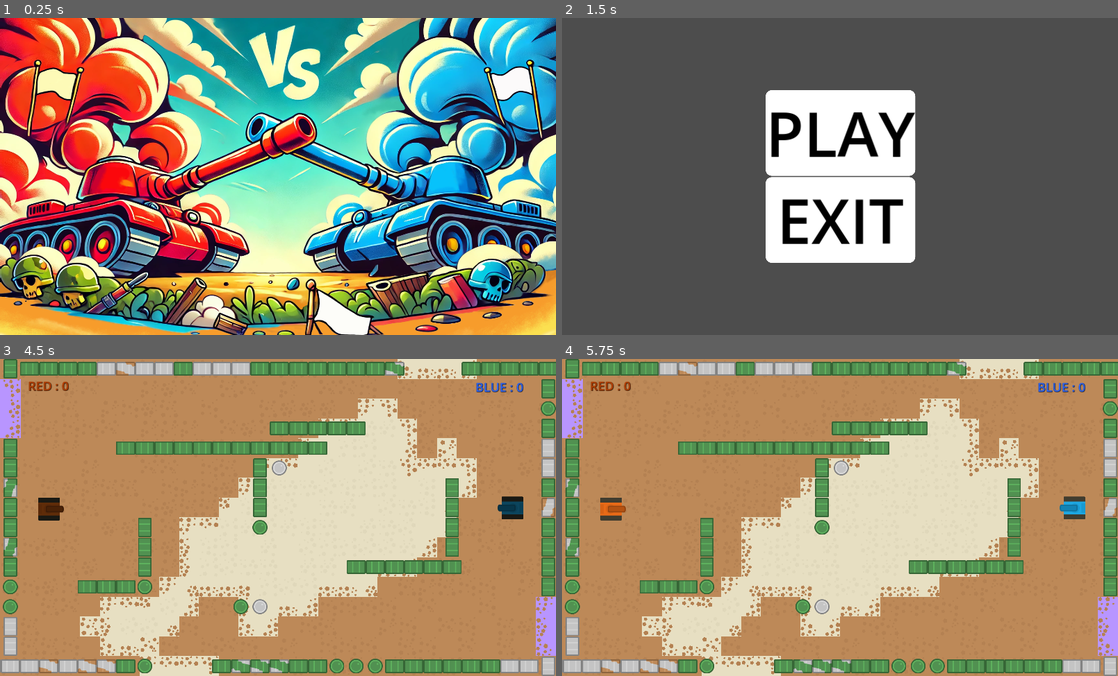
Above: before the commit, frames 1-4 (two rows, left to right).
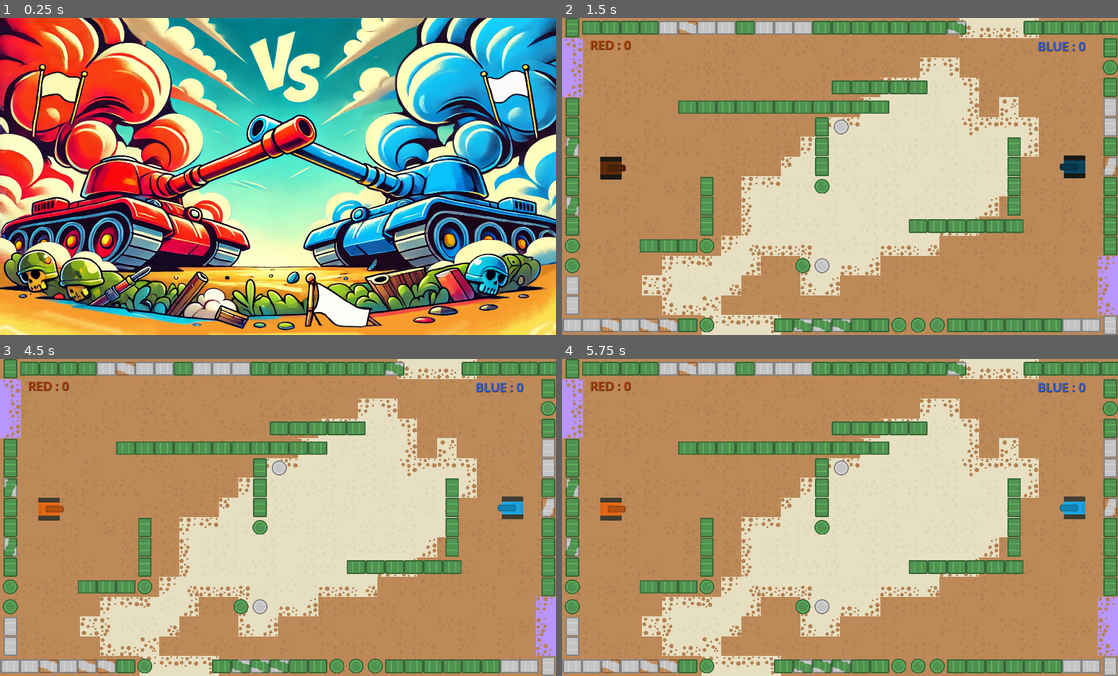
Above: after the commit, the same moments.

Repository: Iron-Wolf/snippy_tank
Game: Godot game, scene res://scenes/menus/intro.tscn
The game is run twice, just before and just after one commit, with the same random seed, the same clock (stepped at 60 frames per second) and the same inputs.
Inputs (mouse positions are in pixels of both pictures, inside the frame that each line leads up to):
- Up to frame 1 (0.25 s): no input
- Up to frame 2 (1.5 s): tap Enter at 0.5 s; click (756, 138) at 1.25 s, where only the run after the commit has a clickable "Versus"
- Up to frame 3 (4.5 s): click (278, 473) at 2 s, where only the run before the commit has a clickable "PLAY"; tap Space at 2.75, 4.25 s; tap Enter at 3.5 s
- Up to frame 4 (5.75 s): tap Enter at 5 s

The runs differ from the first frame. In frame 1, 51% of the frame differs, in the area x 0-100%, y 0-100%; in frame 2, 100%; in frame 3, 0.6%; in frame 4, nothing differs.

Commit message:
init autoload script and settings

Diff:
--- /dev/null
+++ b/assets/ui_theme.tres
@@ -0,0 +1,48 @@
+[gd_resource type="Theme" load_steps=6 format=3 uid="uid://fpmphtx6bpy0"]
+
+[sub_resource type="StyleBoxFlat" id="StyleBoxFlat_bpgbd"]
+bg_color = Color(0.6, 0.6, 0.6, 0.588235)
+corner_radius_top_left = 20
+corner_radius_top_right = 20
+corner_radius_bottom_right = 20
+corner_radius_bottom_left = 20
+
+[sub_resource type="StyleBoxFlat" id="StyleBoxFlat_6p8ya"]
+border_width_left = 5
+border_width_top = 5
+border_width_right = 5
+border_width_bottom = 5
+corner_radius_top_left = 20
+corner_radius_top_right = 20
+corner_radius_bottom_right = 20
+corner_radius_bottom_left = 20
+
+[sub_resource type="StyleBoxFlat" id="StyleBoxFlat_70uec"]
+corner_radius_top_left = 20
+corner_radius_top_right = 20
+corner_radius_bottom_right = 20
+corner_radius_bottom_left = 20
+
+[sub_resource type="StyleBoxFlat" id="StyleBoxFlat_nhq88"]
+bg_color = Color(1, 1, 1, 1)
+corner_radius_top_left = 20
+corner_radius_top_right = 20
+corner_radius_bottom_right = 20
+corner_radius_bottom_left = 20
+
+[sub_resource type="StyleBoxFlat" id="StyleBoxFlat_aa3od"]
+corner_radius_top_left = 20
+corner_radius_top_right = 20
+corner_radius_bottom_right = 20
+corner_radius_bottom_left = 20
+
+[resource]
+default_font_size = 100
+Button/colors/font_color = Color(0, 0, 0, 1)
+Button/colors/font_disabled_color = Color(0, 0, 0, 0.588235)
+Button/styles/disabled = SubResource("StyleBoxFlat_bpgbd")
+Button/styles/focus = SubResource("StyleBoxFlat_6p8ya")
+Button/styles/hover = SubResource("StyleBoxFlat_70uec")
+Button/styles/normal = SubResource("StyleBoxFlat_nhq88")
+Button/styles/pressed = SubResource("StyleBoxFlat_aa3od")
+ItemList/colors/font_color = Color(0.0619266, 0.0619267, 0.0619267, 1)
--- a/project.godot
+++ b/project.godot
@@ -14,6 +14,12 @@
 run/main_scene="res://scenes/menus/intro.tscn"
 config/features=PackedStringArray("4.3", "GL Compatibility")
 config/icon="res://icon.svg"
+
+[autoload]
+
+GameState="*res://scripts/autoload/game_state.gd"
+PlayerState="*res://scripts/autoload/player_state.gd"
+Utils="*res://scripts/autoload/utils.gd"
 
 [display]
 
--- a/scenes/levels/world.tscn
+++ b/scenes/levels/world.tscn
@@ -159,6 +159,7 @@
 stream = SubResource("AudioStreamSynchronized_j0fkd")
 volume_db = -5.0
 script = ExtResource("13_lhgkq")
+mute = true
 
 [node name="time_in_fight" type="Timer" parent="BackgroundAudio"]
 
@@ -188,6 +189,7 @@
 theme_override_colors/font_shadow_color = Color(0, 0, 0, 1)
 text = "RED : "
 script = ExtResource("16_7d3p8")
+player_id = 1
 
 [node name="P2Score" type="Label" parent="UI"]
 unique_name_in_owner = true
@@ -200,6 +202,7 @@
 theme_override_colors/font_shadow_color = Color(0, 0, 0, 1)
 text = "BLUE : "
 script = ExtResource("16_7d3p8")
+player_id = 2
 
 [node name="Camera2D" type="Camera2D" parent="."]
 position = Vector2(896, 512)
--- a/scenes/menus/intro.tscn
+++ b/scenes/menus/intro.tscn
@@ -1,12 +1,18 @@
-[gd_scene load_steps=3 format=3 uid="uid://c8orh6vco5k6d"]
+[gd_scene load_steps=4 format=3 uid="uid://c8orh6vco5k6d"]
 
 [ext_resource type="Texture2D" uid="uid://b23nouux5iljg" path="res://assets/intro_screen.png" id="1_pdx40"]
 [ext_resource type="Script" path="res://scripts/menus/intro.gd" id="1_x65vl"]
 
+[sub_resource type="StyleBoxTexture" id="StyleBoxTexture_ot3dr"]
+texture = ExtResource("1_pdx40")
+
 [node name="Node" type="Node"]
 script = ExtResource("1_x65vl")
 
-[node name="Sprite2D" type="Sprite2D" parent="."]
-position = Vector2(895, 516)
-scale = Vector2(1.05, 1.05)
-texture = ExtResource("1_pdx40")
+[node name="Panel" type="Panel" parent="."]
+anchors_preset = 15
+anchor_right = 1.0
+anchor_bottom = 1.0
+grow_horizontal = 2
+grow_vertical = 2
+theme_override_styles/panel = SubResource("StyleBoxTexture_ot3dr")
--- a/scenes/menus/main.tscn
+++ b/scenes/menus/main.tscn
@@ -1,60 +1,119 @@
-[gd_scene load_steps=4 format=3 uid="uid://llrdda7eqe8k"]
+[gd_scene load_steps=5 format=3 uid="uid://llrdda7eqe8k"]
 
 [ext_resource type="Script" path="res://scripts/menus/main.gd" id="1_50ggu"]
+[ext_resource type="Texture2D" uid="uid://b23nouux5iljg" path="res://assets/intro_screen.png" id="2_q2v8e"]
+[ext_resource type="Theme" uid="uid://fpmphtx6bpy0" path="res://assets/ui_theme.tres" id="3_1mea8"]
 
-[sub_resource type="StyleBoxFlat" id="StyleBoxFlat_i2uhy"]
-bg_color = Color(1, 1, 1, 1)
-corner_radius_top_left = 20
-corner_radius_top_right = 20
-corner_radius_bottom_right = 20
-corner_radius_bottom_left = 20
-
-[sub_resource type="StyleBoxFlat" id="StyleBoxFlat_17b6u"]
-bg_color = Color(1, 1, 1, 1)
-corner_radius_top_left = 20
-corner_radius_top_right = 20
-corner_radius_bottom_right = 20
-corner_radius_bottom_left = 20
+[sub_resource type="StyleBoxTexture" id="StyleBoxTexture_kiaen"]
+texture = ExtResource("2_q2v8e")
+modulate_color = Color(0.430057, 0.430057, 0.430057, 1)
 
 [node name="Control" type="Control"]
 layout_mode = 3
-anchors_preset = 8
-anchor_left = 0.5
-anchor_top = 0.5
-anchor_right = 0.5
-anchor_bottom = 0.5
+anchors_preset = 15
+anchor_right = 1.0
+anchor_bottom = 1.0
 grow_horizontal = 2
 grow_vertical = 2
 size_flags_horizontal = 4
 size_flags_vertical = 4
 script = ExtResource("1_50ggu")
 
-[node name="VBoxContainer" type="VBoxContainer" parent="."]
+[node name="Panel" type="Panel" parent="."]
+layout_mode = 1
+anchors_preset = 15
+anchor_right = 1.0
+anchor_bottom = 1.0
+grow_horizontal = 2
+grow_vertical = 2
+theme_override_styles/panel = SubResource("StyleBoxTexture_kiaen")
+
+[node name="Label" type="Label" parent="."]
+layout_mode = 1
+anchors_preset = 5
+anchor_left = 0.5
+anchor_right = 0.5
+offset_left = -398.5
+offset_right = 398.5
+offset_bottom = 186.0
+grow_horizontal = 2
+theme_override_font_sizes/font_size = 136
+text = "Snippy Tank"
+
+[node name="HBoxMain" type="HBoxContainer" parent="."]
 layout_mode = 1
 anchors_preset = 8
 anchor_left = 0.5
 anchor_top = 0.5
 anchor_right = 0.5
 anchor_bottom = 0.5
-offset_left = -241.0
-offset_top = -275.0
-offset_right = 241.0
-offset_bottom = 275.0
+offset_left = -524.5
+offset_top = -193.0
+offset_right = 524.5
+offset_bottom = -56.0
 grow_horizontal = 2
 grow_vertical = 2
+theme = ExtResource("3_1mea8")
+theme_override_constants/separation = 50
 
-[node name="PlayBtn" type="Button" parent="VBoxContainer"]
+[node name="VsMode" type="Button" parent="HBoxMain"]
 unique_name_in_owner = true
 layout_mode = 2
-theme_override_colors/font_color = Color(0, 0, 0, 1)
-theme_override_font_sizes/font_size = 200
-theme_override_styles/normal = SubResource("StyleBoxFlat_i2uhy")
-text = "PLAY"
+size_flags_horizontal = 3
+text = "Versus"
 
-[node name="ExitBtn" type="Button" parent="VBoxContainer"]
+[node name="CoopMode" type="Button" parent="HBoxMain"]
+layout_mode = 2
+size_flags_horizontal = 3
+disabled = true
+text = "Coop"
+
+[node name="Label" type="Label" parent="HBoxMain/CoopMode"]
+layout_mode = 1
+anchors_preset = 8
+anchor_left = 0.5
+anchor_top = 0.5
+anchor_right = 0.5
+anchor_bottom = 0.5
+offset_left = 43.0
+offset_top = -127.5
+offset_right = 297.0
+offset_bottom = -17.5
+grow_horizontal = 2
+grow_vertical = 2
+rotation = 0.326377
+theme_override_colors/font_color = Color(0.900606, 1.37173e-06, 5.77569e-07, 1)
+theme_override_colors/font_shadow_color = Color(0, 0, 0, 1)
+theme_override_constants/shadow_offset_x = 5
+theme_override_constants/shadow_offset_y = 5
+theme_override_font_sizes/font_size = 80
+text = "Soon™"
+
+[node name="HBoxMisc" type="HBoxContainer" parent="."]
+layout_mode = 1
+anchors_preset = 7
+anchor_left = 0.5
+anchor_top = 1.0
+anchor_right = 0.5
+anchor_bottom = 1.0
+offset_left = -399.5
+offset_top = -191.0
+offset_right = 399.5
+offset_bottom = -54.0
+grow_horizontal = 2
+grow_vertical = 0
+theme = ExtResource("3_1mea8")
+theme_override_constants/separation = 20
+
+[node name="SettingsBtn" type="Button" parent="HBoxMisc"]
 unique_name_in_owner = true
 layout_mode = 2
-theme_override_colors/font_color = Color(0, 0, 0, 1)
-theme_override_font_sizes/font_size = 200
-theme_override_styles/normal = SubResource("StyleBoxFlat_17b6u")
-text = "EXIT"
+size_flags_horizontal = 3
+text = "Settings
+"
+
+[node name="ExitBtn" type="Button" parent="HBoxMisc"]
+unique_name_in_owner = true
+layout_mode = 2
+size_flags_horizontal = 3
+text = "Exit"
--- /dev/null
+++ b/scenes/menus/settings.tscn
@@ -0,0 +1,85 @@
+[gd_scene load_steps=3 format=3 uid="uid://dfjer4rq1r45l"]
+
+[ext_resource type="Theme" uid="uid://fpmphtx6bpy0" path="res://assets/ui_theme.tres" id="1_hjl3g"]
+[ext_resource type="Script" path="res://scripts/menus/settings.gd" id="2_jfttx"]
+
+[node name="Option" type="Control"]
+layout_mode = 3
+anchors_preset = 15
+anchor_right = 1.0
+anchor_bottom = 1.0
+grow_horizontal = 2
+grow_vertical = 2
+theme = ExtResource("1_hjl3g")
+script = ExtResource("2_jfttx")
+
+[node name="ColorRect" type="ColorRect" parent="."]
+layout_mode = 1
+anchors_preset = 15
+anchor_right = 1.0
+anchor_bottom = 1.0
+grow_horizontal = 2
+grow_vertical = 2
+color = Color(0.589817, 0.386306, 0.999987, 1)
+
+[node name="TabContainer" type="TabContainer" parent="."]
+layout_mode = 1
+anchors_preset = 15
+anchor_right = 1.0
+anchor_bottom = 1.0
+grow_horizontal = 2
+grow_vertical = 2
+theme_override_font_sizes/font_size = 50
+current_tab = 0
+
+[node name="Gameplay" type="TabBar" parent="TabContainer"]
+layout_mode = 2
+metadata/_tab_index = 0
+
+[node name="MarginContainer" type="MarginContainer" parent="TabContainer/Gameplay"]
+layout_mode = 1
+anchors_preset = 15
+anchor_right = 1.0
+anchor_bottom = 1.0
+offset_left = 30.0
+offset_top = 30.0
+offset_right = -54.0
+offset_bottom = -30.0
+grow_horizontal = 2
+grow_vertical = 2
+
+[node name="GridContainer" type="GridContainer" parent="TabContainer/Gameplay/MarginContainer"]
+layout_mode = 2
+columns = 2
+
+[node name="Label" type="Label" parent="TabContainer/Gameplay/MarginContainer/GridContainer"]
+layout_mode = 2
+text = "Controles : "
+
+[node name="OptionButton" type="OptionButton" parent="TabContainer/Gameplay/MarginContainer/GridContainer"]
+layout_mode = 2
+size_flags_horizontal = 10
+selected = 0
+item_count = 1
+popup/item_0/text = "Basique"
+
+[node name="Audio" type="TabBar" parent="TabContainer"]
+visible = false
+layout_mode = 2
+metadata/_tab_index = 1
+
+[node name="BackBtn" type="Button" parent="."]
+unique_name_in_owner = true
+layout_mode = 1
+anchors_preset = 7
+anchor_left = 0.5
+anchor_top = 1.0
+anchor_right = 0.5
+anchor_bottom = 1.0
+offset_left = -115.5
+offset_top = -189.0
+offset_right = 115.5
+offset_bottom = -52.0
+grow_horizontal = 2
+grow_vertical = 0
+text = "Back"
--- /dev/null
+++ b/scripts/autoload/game_state.gd
@@ -0,0 +1,16 @@
+extends Node
+
+# track score of players between levels
+var scores: Dictionary = {
+	"1" = 0,
+	"2" = 0,
+	"3" = 0,
+	"4" = 0,
+}
+
+# score to win the game
+var winning_score: int = 10
+
+# number of round for a level before switching to the next one
+var round_by_level: int = 3
+var current_round: int = 0
--- /dev/null
+++ b/scripts/autoload/player_state.gd
@@ -0,0 +1,7 @@
+extends Node
+
+enum Scheme {BASIC, ARCADE, SIMULATION}
+var control_scheme: Scheme = Scheme.BASIC
+
+var last_aim_scheme: bool = false
+var slingshot_scheme: bool = false
--- a/scripts/static_lib.gd
+++ b/scripts/autoload/utils.gd
@@ -1,6 +1,6 @@
-extends Object
+extends Node
 
-static func apply_screen_wrap(position: Vector2, screen_size: Vector2) -> Vector2:
+func apply_screen_wrap(position: Vector2, screen_size: Vector2) -> Vector2:
 	# basic screen wrap
 	#position.x = wrapf(position.x, 0, screen_size.x)
 	#position.y = wrapf(position.y, 0, screen_size.y)
@@ -21,7 +21,7 @@
 
 	return position
 
-static func log_error(message: String, with_alert: bool = false) -> void:
+func log_error(message: String, with_alert: bool = false) -> void:
 	push_error(message)
 	if with_alert:
 		OS.alert(message, "ALERT !")
--- a/scripts/bullet.gd
+++ b/scripts/bullet.gd
@@ -2,7 +2,6 @@
 extends Area2D
 
 @onready var screen_size = get_viewport_rect().size
-const sl = preload("res://scripts/static_lib.gd")
 @onready var time_before_active = get_tree().create_timer(TIME_BEFORE_ACTIVE)
 var origin_body: CharacterBody2D # use for a kill feed (or the end screen)
 
@@ -15,7 +14,7 @@
 func _physics_process(delta: float) -> void:
 	# continuous forward movement until we hit something
 	position += -transform.y * SPEED * delta
-	position = sl.apply_screen_wrap(position, screen_size)
+	position = Utils.apply_screen_wrap(position, screen_size)
 	if KEEP_VELOCITY:
 		# apply player momentum to the bullet
 		translate(translate_direction * delta)
--- a/scripts/menus/intro.gd
+++ b/scripts/menus/intro.gd
@@ -1,8 +1,5 @@
 extends Node
 
-@onready var time_before_active = get_tree().create_timer(1)
-
 func _input(_event: InputEvent) -> void:
-	if time_before_active.time_left > 0:
-		return
-	get_tree().change_scene_to_file("res://scenes/menus/main.tscn")
+	if Input.is_anything_pressed():
+		get_tree().change_scene_to_file("res://scenes/menus/main.tscn")
--- a/scripts/menus/main.gd
+++ b/scripts/menus/main.gd
@@ -2,11 +2,15 @@
 extends Node
 
 func _ready() -> void:
-	get_node("%PlayBtn").pressed.connect(on_play_pressed)
+	get_node("%VsMode").pressed.connect(on_vs_mode_pressed)
+	get_node("%SettingsBtn").pressed.connect(on_settings_pressed)
 	get_node("%ExitBtn").pressed.connect(on_exit_pressed)
 
-func on_play_pressed() -> void:
+func on_vs_mode_pressed() -> void:
 	get_tree().change_scene_to_file("res://scenes/levels/world.tscn")
+
+func on_settings_pressed() -> void:
+	get_tree().change_scene_to_file("res://scenes/menus/settings.tscn")
 
 func on_exit_pressed():
 	get_tree().quit()
--- /dev/null
+++ b/scripts/menus/settings.gd
@@ -0,0 +1,8 @@
+# https://www.youtube.com/watch?v=be-Xjg8oPbQ
+extends Control
+
+func _ready() -> void:
+	get_node("%BackBtn").pressed.connect(on_back_pressed)
+
+func on_back_pressed() -> void:
+	get_tree().change_scene_to_file("res://scenes/menus/main.tscn")
--- a/scripts/player.gd
+++ b/scripts/player.gd
@@ -15,23 +15,18 @@
 @onready var init_position: Vector2 = position
 @onready var init_rotation: float = rotation
 @onready var init_barrel_rotation: float = $Barrel.rotation
-const sl: GDScript = preload("res://scripts/static_lib.gd")
 const bullet_ps: PackedScene = preload("res://scenes/bullet.tscn")
 const track_normal: Texture2D = preload("res://assets/Tanks/tracksSmall2.png")
 const track_drift: Texture2D = preload("res://assets/Tanks/tracksSmall5.png")
 const explosion_ps: PackedScene = preload("res://scenes/explosion.tscn")
 
 # constants
-enum Scheme {BASIC, ARCADE, SIMULATION}
-const CONTROL_SCHEME: Scheme = Scheme.BASIC
 const STEERING_ANGLE: float = 400
 const MAX_SPEED: float = 1000
 const FRICTION: float = -55
 const DRAG: float = -0.06
 const BRAKING_SPEED: float = -800
 const STOP_THRESHOLD: float = 30  # stop when speed is below
-const LAST_AIM_SCHEME: bool = false
-const SLINGSHOT_SCHEME: bool = false
 const SHOOT_TIMER: float = 3 # cooldown (sec) before each shoot
 const START_AMMO: int = -1 # "-1" for infinite
 const ANIM_SHAKE_SPEED: int = 15
@@ -56,10 +51,10 @@
 func _ready() -> void:
 	var falat_error: bool = false
 	if player_id == 0:
-		sl.log_error("'player_id' is not defined for : " + self.name)
+		Utils.log_error("'player_id' is not defined for : " + self.name)
 		falat_error = true
 	if tank_texture == null or barrel_texture == null:
-		sl.log_error("missing texture for : " + self.name)
+		Utils.log_error("missing texture for : " + self.name)
 		falat_error = true
 	if falat_error:
 		get_tree().quit()
@@ -78,12 +73,12 @@
 
 	#region movement
 	acceleration = Vector2.ZERO
-	match CONTROL_SCHEME:
-		Scheme.BASIC:
+	match PlayerState.control_scheme:
+		PlayerState.Scheme.BASIC:
 			acceleration = move_direction * MAX_SPEED
 			if move_direction:
 				apply_rotation_basic(delta)
-		Scheme.ARCADE:
+		PlayerState.Scheme.ARCADE:
 			update_accel()
 			apply_rotation(delta)
 
@@ -95,7 +90,7 @@
 		apply_collistion()
 
 	# screen wrap after movement
-	position = sl.apply_screen_wrap(position, screen_size)
+	position = Utils.apply_screen_wrap(position, screen_size)
 	#endregion
 
 	#region aim and shoot
@@ -103,7 +98,7 @@
 		# apply aim globally
 		apply_aim(aim_direction)
 		last_aim_direction = aim_direction
-	elif LAST_AIM_SCHEME and last_aim_direction:
+	elif PlayerState.last_aim_scheme and last_aim_direction:
 		# keep aim to the last inputed direction
 		apply_aim(last_aim_direction)
 
@@ -188,7 +183,7 @@
 		f("aim_left"), f("aim_right"), f("aim_up"), f("aim_down"))
 	steer_direction = move_direction.x * deg_to_rad(STEERING_ANGLE)
 
-	if SLINGSHOT_SCHEME and \
+	if PlayerState.slingshot_scheme and \
 		old_aim_direction and !aim_direction:
 		shoot_triggered()
 
--- a/scripts/score.gd
+++ b/scripts/score.gd
@@ -1,11 +1,14 @@
 extends Label
 
-var score: int = 0
-var base_text: String = text
+@export var player_id: int = 0
+var init_text: String = text
 
 func _ready() -> void:
-	text = base_text + str(score)
+	_update_score()
 
 func push_score(add: int) -> void:
-	score += add
-	text = base_text + str(score)
+	GameState.scores[str(player_id)] += add
+	_update_score()
+
+func _update_score() -> void:
+	text = init_text + str(GameState.scores[str(player_id)])
